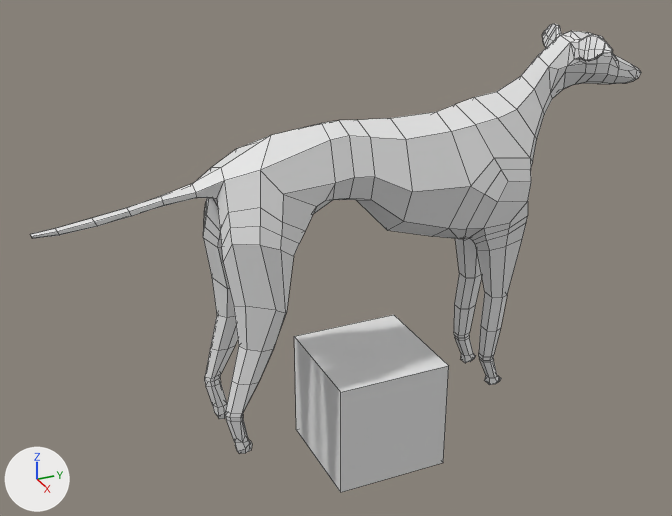
One commit to the FBX model Assets/FileDump/Blender/dog_01.fbx: the scene before it, then after it.
Rendered twice from a 50 mm camera at (1.837, -0.919, 1.339) aimed at (-0.04, -0.075, 0.401). The axes (+X, +Y, +Z) are drawn at lower left. The lights are the same throughout. Mesh edges are drawn as thin lines. Where no turn or scale is listed for an object, it has been applied to the vertices.

The first picture shows 'Cube', 'MirrorTarget'.
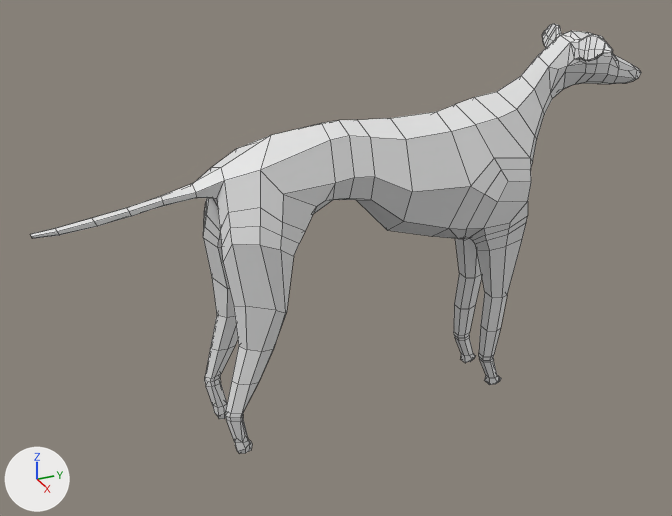
Location of each change, [x1, y1, x2, y2] in pixels of the pictures (672 x 516 px):
'MirrorTarget', deleted: before [294, 315, 449, 492]

What changed in the scene script:
```text
Remove ob_mirrortarget:
    ob_mirrortarget = bpy.data.objects.new('MirrorTarget', me_cube_002)
    ob_mirrortarget.location = (0.0, 0.0, 0.0)
```
